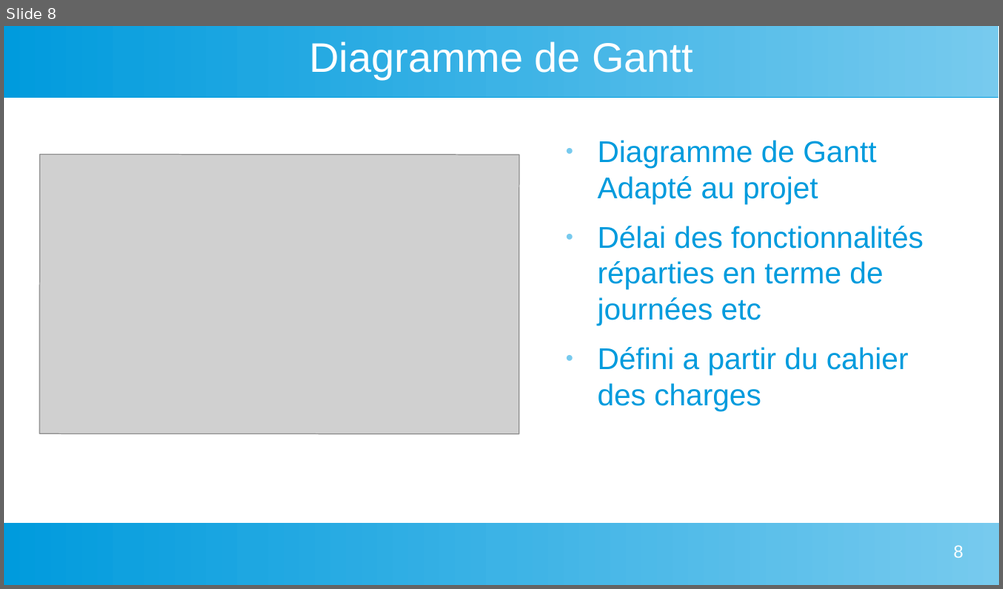
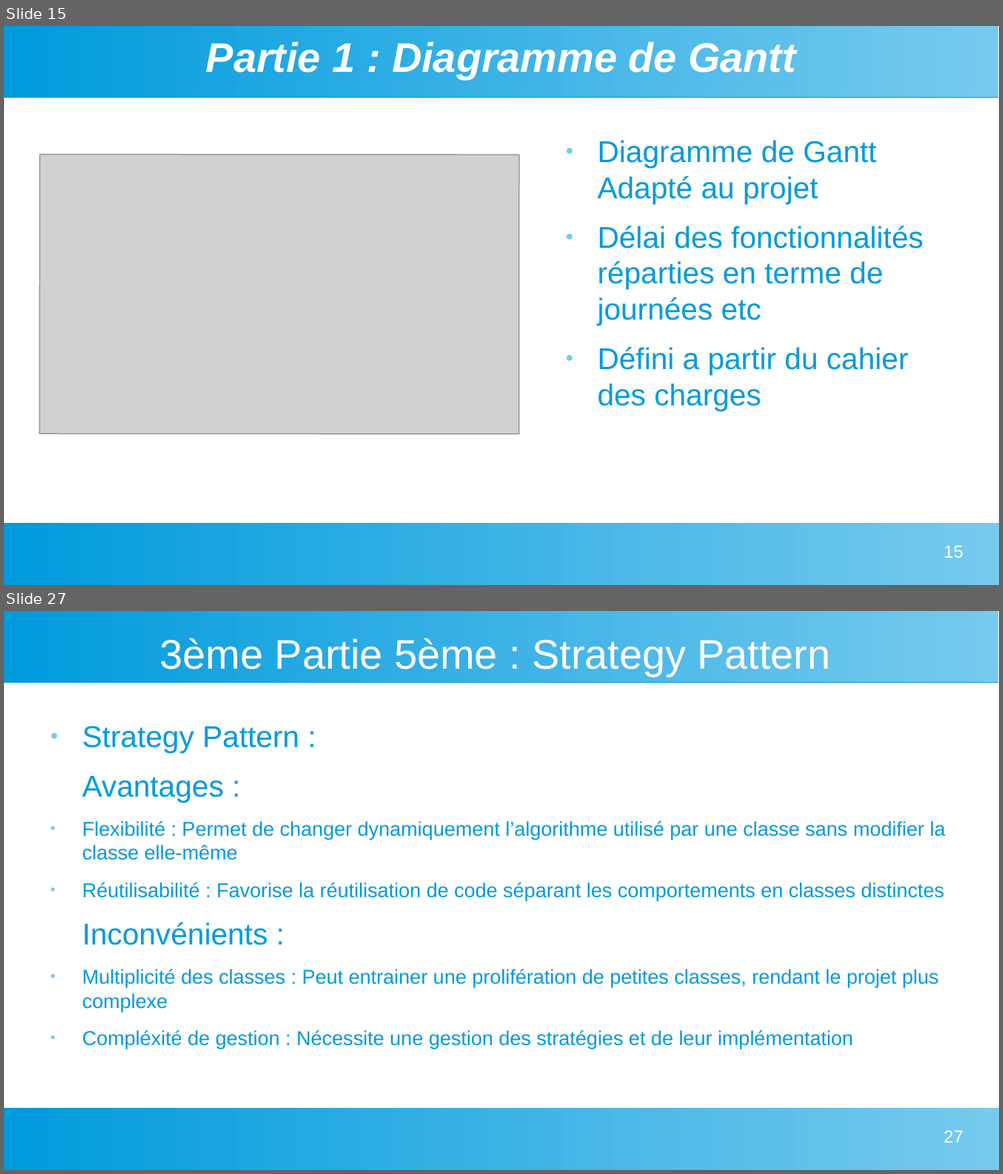
Before and after one commit to Myst564/Dev-Web, a slide deck: Projet Solo/DAB-INVOICE/Diaporama Projet Oral Stage IDEES Numérique.odp. Shown one above the other, each under a label of ours: slide 8 before the commit, slides 15 and 27 after it; the slides between them are not shown. The pictures are 1003x589 and 1003x1174 pixels, drawn with LibreOffice and Linux fonts; fonts in the diff are those of the drawing; grey boxes stand for pictures. Boxes give left, top, right and bottom in pixels: in the first picture for what was removed or moved away, otherwise in the second. Text is boxed around its words. In the diff, an @@ line names an element or a change of style, - is before the commit and + after.

Commit message:
Update Projet IDEES Numérique

```diff
--- a/Projet Solo/DAB-INVOICE/Diaporama Projet Oral Stage IDEES Numérique.odp
+++ b/Projet Solo/DAB-INVOICE/Diaporama Projet Oral Stage IDEES Numérique.odp
@@ slide 27 added at [4,611,999,1170], background #FFFFFF; not listed: 2 template elements that a slide beside it also shows @@
@@ title added at [160,638,831,676], 33 pt, text #FFFFFF @@
+3ème Partie 5ème : Strategy Pattern
@@ text added at [82,726,945,1049], 16 pt, text #009BDD @@
+● Strategy Pattern :
+Avantages :
+● Flexibilité : Permet de changer dynamiquement l’algorithme utilisé par une classe sans modifier la classe elle-même
+● Réutilisabilité : Favorise la réutilisation de code séparant les comportements en classes distinctes
+Inconvénients :
+● Multiplicité des classes : Peut entrainer une prolifération de petites classes, rendant le projet plus complexe
+● Compléxité de gestion : Nécessite une gestion des stratégies et de leur implémentation
@@ page number added at [943,1130,962,1143], 14 pt, text #FFFFFF @@
+27
@@ what was slide 8 is now slide 15 @@
@@ slide 15 changed as well @@
@@ title at [206,42,796,79]: text changed; bold on; italic on @@
-Diagramme de Gantt
+Partie 1 : Diagramme de Gantt
@@ page number at [943,545,962,558]: text changed @@
-8
+15
```
Also in this commit, not shown: 6 other slides changed, 65 other slides added, 1 slide removed, 3 other files.
